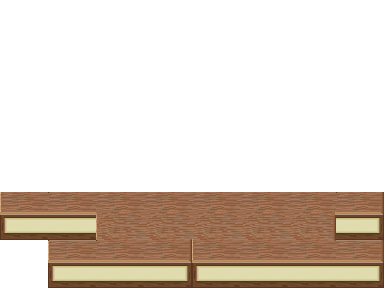
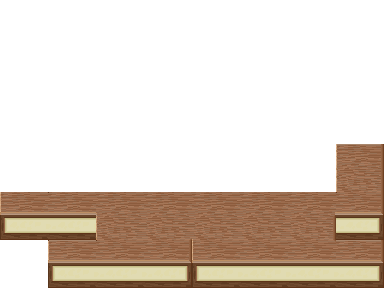
Two versions of the same layered image (384 x 288). Layer-by-layer changes:
pixels changed over [336, 144, 384, 192] (layer not identified)
